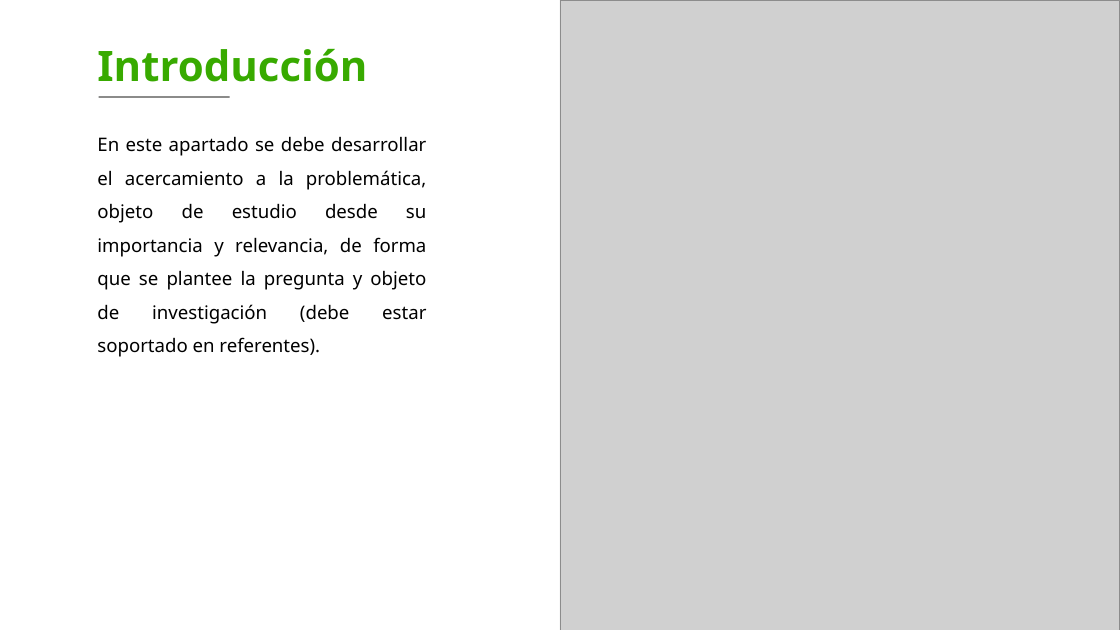
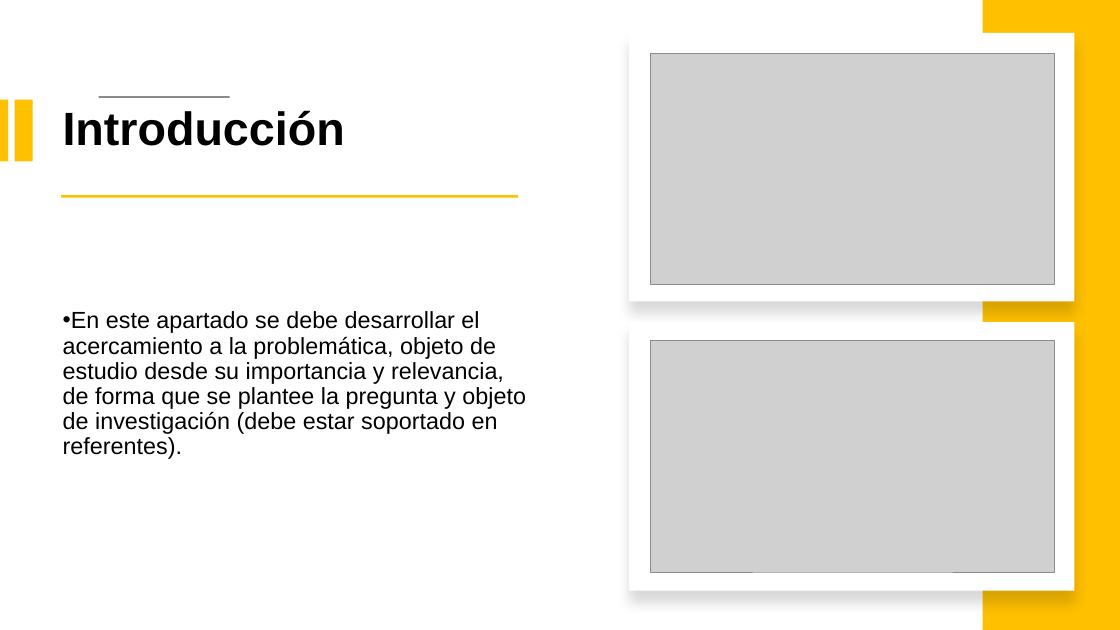
Before and after one commit to marco-canas/cumplea-os_oficina_docentes, a slide deck: slide 4 of ponencia_sena_obtencion_visualizacion_modelacion_AMSC/presentacion_yeiner_marco_obtencion_visualizacion_modelacion.pptx. Drawn at 1120x630 pixels with LibreOffice and Linux fonts; fonts in the diff are those of the drawing; grey boxes stand for pictures; background and template pictures are left out. Boxes give left, top, right and bottom in pixels: in the first picture for what was removed or moved away, otherwise in the second. Text is boxed around its words. In the diff, an @@ line names an element or a change of style, - is before the commit and + after.

Commit message:
Se agrega image y diseño a la presenación e introducción de la presentación

```diff
--- a/ponencia_sena_obtencion_visualizacion_modelacion_AMSC/presentacion_yeiner_marco_obtencion_visualizacion_modelacion.pptx
+++ b/ponencia_sena_obtencion_visualizacion_modelacion_AMSC/presentacion_yeiner_marco_obtencion_visualizacion_modelacion.pptx
@@ picture removed at [560, 0, 1120, 630] @@
@@ rectangle added at [983, 0, 1120, 630], fill #FFC000 @@
@@ rectangle added at [629, 33, 1075, 302], fill #FFFFFF @@
@@ picture added at [651, 54, 1055, 285] @@
@@ text "Introducción": place and size @@
-text "Introducción" at [97, 48, 367, 82]
+text "Introducción" at [63, 110, 345, 146]
@@ text "Introducción" at [63, 110, 345, 146]: size 36 to 40 pt, font Noto Sans to Arial, text colour #38AA00 to #000000; more space between paragraphs; vertical alignment top to middle @@
@@ rectangle added at [0, 99, 8, 161], fill #FFC000 @@
@@ rectangle added at [14, 99, 32, 161], fill #FFC000 @@
@@ rectangle added at [61, 195, 518, 197], fill #FFC000 @@
@@ text "En este apartado se debe ...": place and size @@
-text "En este apartado se debe ..." at [97, 136, 426, 357]
+text "En este apartado se debe ..." at [63, 311, 526, 459]
@@ text "En este apartado se debe ..." at [63, 311, 526, 459]: size 16 to 20 pt, font Noto Sans to Arial; alignment justified to left; bullet none to •; line spacing 1.5 to 0.9; vertical alignment top to middle @@
@@ rectangle added at [629, 322, 1075, 591], fill #FFFFFF @@
@@ picture added at [651, 341, 1055, 572] @@
```
Also in this commit, not shown: 1 other slide changed.
